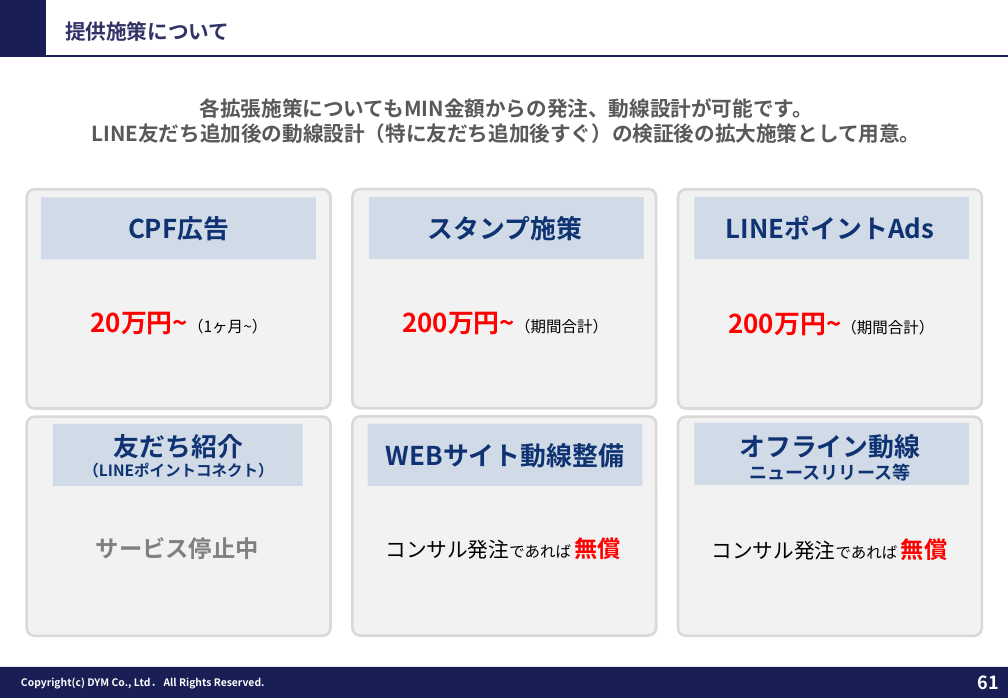
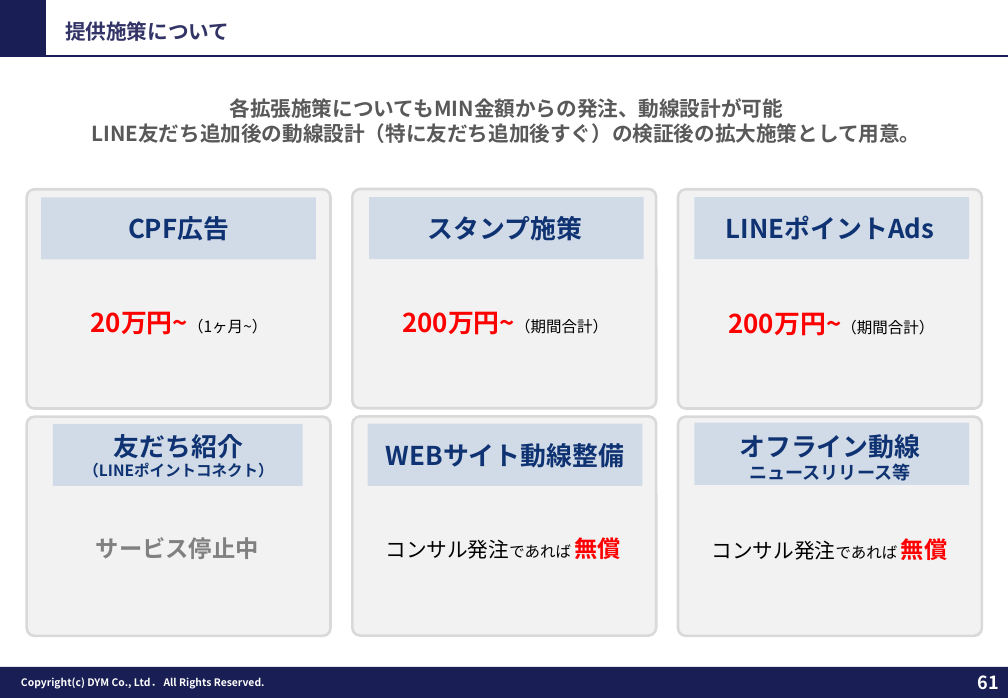
Before and after one commit to tonomura-r-dev/folder, a slide deck: slide 61 of 202609_株式会社やる気スイッチグループ御中_LINE公式アカウント運用のご提案_ver3.2.pptx. Drawn at 1008x698 pixels with LibreOffice and Linux fonts; fonts in the diff are those of the drawing; background and template pictures are left out. Boxes give left, top, right and bottom in pixels: in the first picture for what was removed or moved away, otherwise in the second. Text is boxed around its words. In the diff, an @@ line names an element or a change of style, - is before the commit and + after.

```diff
--- a/202609_株式会社やる気スイッチグループ御中_LINE公式アカウント運用のご提案_ver3.2.pptx
+++ b/202609_株式会社やる気スイッチグループ御中_LINE公式アカウント運用のご提案_ver3.2.pptx
@@ text at [230,98,783,118]: text changed @@
-各拡張施策についてもMIN金額からの発注、動線設計が可能です。
+各拡張施策についてもMIN金額からの発注、動線設計が可能
```
Also in this commit, not shown: 4 other slides changed, 1 other file.
